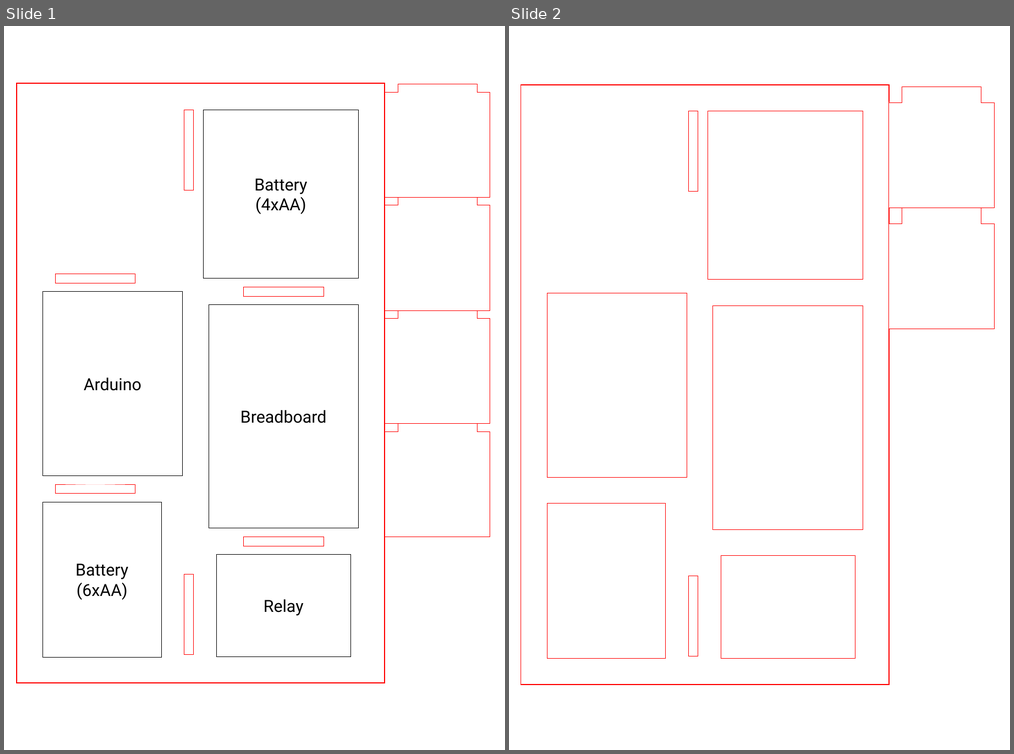
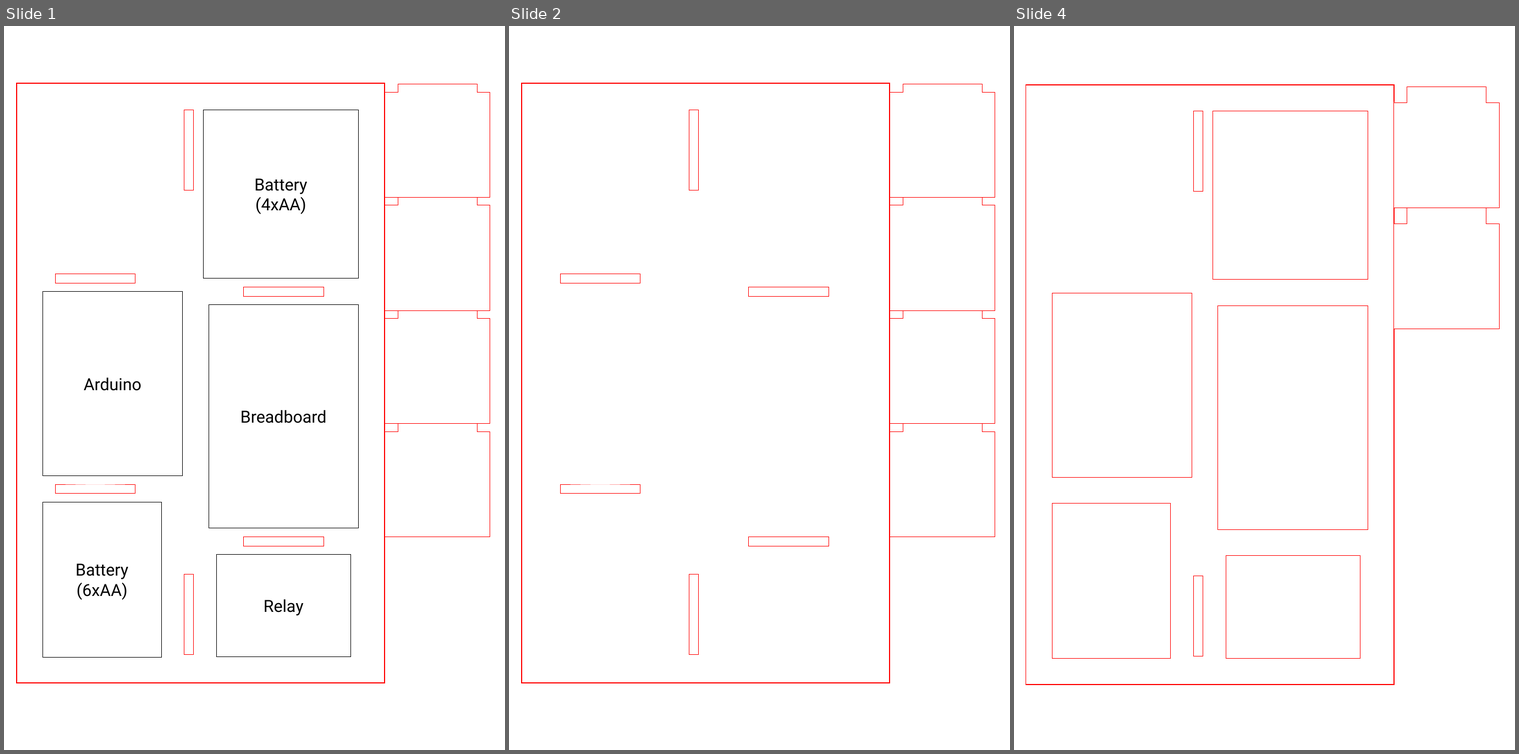
Before and after one commit to csut017/jarvis-ui, a slide deck: hardware/Holder.pptx. Shown side by side, each under a label of ours: slides 1 and 2 before the commit, slides 1, 2 and 4 after it; the slides between them are not shown. The pictures are 1014x754 and 1519x754 pixels, drawn with LibreOffice and Linux fonts; fonts in the diff are those of the drawing. Boxes give left, top, right and bottom in pixels: in the first picture for what was removed or moved away, otherwise in the second. Text is boxed around its words. In the diff, an @@ line names an element or a change of style, - is before the commit and + after.

```diff
--- a/hardware/Holder.pptx
+++ b/hardware/Holder.pptx
@@ slide 2 added at box(509, 26, 1010, 750), background #FFFFFF @@
@@ rectangle added at box(522, 83, 890, 683), fill #FFFFFF, outline #FF0000 1 pt @@
@@ freeform shape added at box(890, 84, 995, 197), fill #FFFFFF, outline #FF0000 0.25 pt @@
@@ rectangle added at box(689, 110, 698, 190), fill #FFFFFF, outline #FF0000 0.25 pt @@
@@ freeform shape added at box(890, 197, 995, 310), fill #FFFFFF, outline #FF0000 0.25 pt @@
@@ rectangle added at box(560, 274, 640, 283), fill #FFFFFF, outline #FF0000 0.25 pt @@
@@ rectangle added at box(748, 287, 829, 296), fill #FFFFFF, outline #FF0000 0.25 pt @@
@@ freeform shape added at box(890, 310, 995, 423), fill #FFFFFF, outline #FF0000 0.25 pt @@
@@ freeform shape added at box(890, 424, 995, 536), fill #FFFFFF, outline #FF0000 0.25 pt @@
@@ rectangle added at box(560, 484, 640, 494), fill #FFFFFF, outline #FF0000 0.25 pt @@
@@ rectangle added at box(748, 536, 829, 546), fill #FFFFFF, outline #FF0000 0.25 pt @@
@@ rectangle added at box(689, 574, 698, 655), fill #FFFFFF, outline #FF0000 0.25 pt @@
@@ what was slide 2 is now slide 4 @@
```
Also in this commit, not shown: 1 other slide added, 2 other files.
